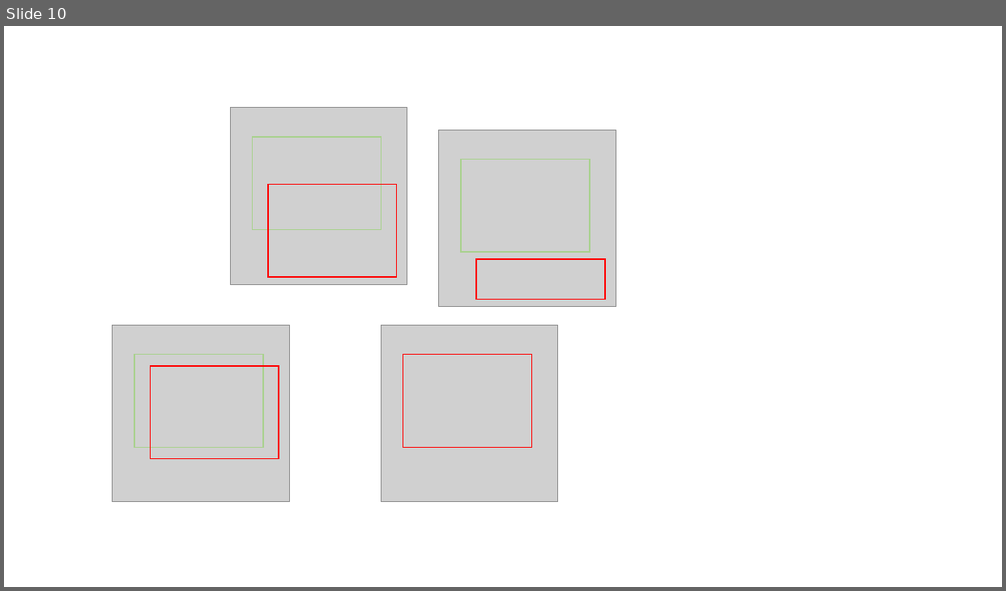
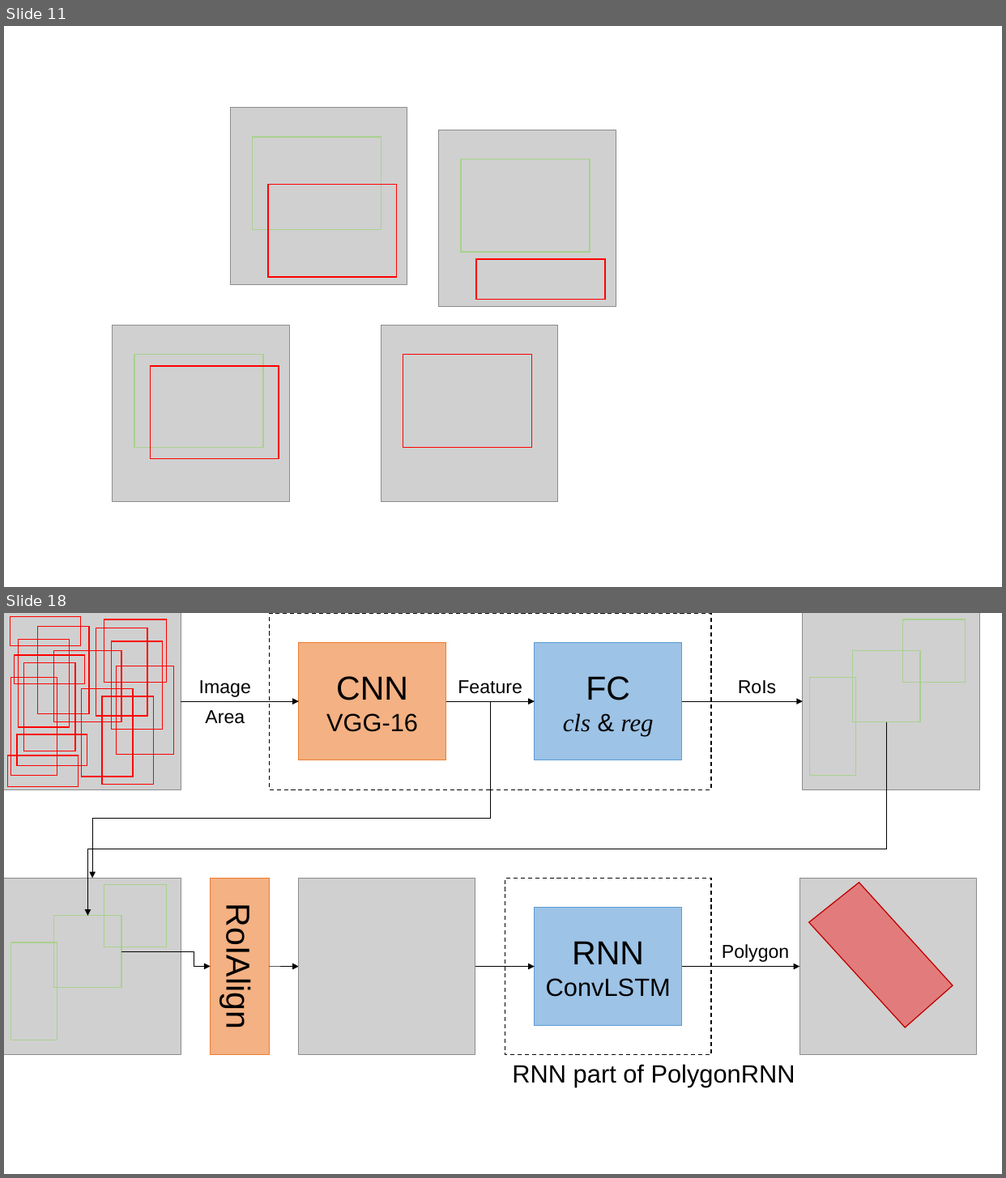
Before and after one commit to lizuoyue/ETH-Thesis, a slide deck: ThesisLaTeX/fig.pptx. Shown one above the other, each under a label of ours: slide 10 before the commit, slides 11 and 18 after it; the slides between them are not shown. The pictures are 1006x591 and 1006x1178 pixels, drawn with LibreOffice and Linux fonts; fonts in the diff are those of the drawing; grey boxes stand for pictures. Boxes give left, top, right and bottom in pixels: in the first picture for what was removed or moved away, otherwise in the second. Text is boxed around its words. In the diff, an @@ line names an element or a change of style, - is before the commit and + after.

```diff
--- a/ThesisLaTeX/fig.pptx
+++ b/ThesisLaTeX/fig.pptx
@@ slide 18 added at (4,613,1002,1174), background #FFFFFF @@
@@ rectangle added at (269,613,711,790), outline #000000 1 pt dashed @@
@@ group added at (4,613,181,790): 15 rectangles, 1 picture @@
@@ rectangle added at (299,642,446,760), fill #F4B183, outline #ED7D31 1 pt, 24 pt, text #000000 @@
+CNN
+VGG-16
@@ rectangle added at (535,642,682,760), fill #9DC3E6, outline #5B9BD5 1 pt, 24 pt, text #000000, italic @@
+FC
+cls & reg
@@ text added at (199,680,251,697), 18 pt, text #000000 @@
+Image
@@ text added at (458,680,522,694), 18 pt, text #000000 @@
+Feature
@@ text added at (738,680,776,694), 18 pt, text #000000 @@
+RoIs
@@ group added at (803,613,979,790): 3 rectangles, 1 picture @@
@@ elbow arrow added from (491, 701) to (92, 878), #000000 0.5 pt @@
@@ arrow added from (181, 701) to (299, 701), #000000 0.5 pt @@
@@ arrow added from (446, 701) to (535, 701), #000000 0.5 pt @@
@@ arrow added from (682, 701) to (803, 701), #000000 0.5 pt @@
@@ elbow arrow added from (887, 722) to (88, 916), #000000 0.5 pt @@
@@ text added at (205,710,245,724), 18 pt, text #000000 @@
+Area
@@ picture added at (4,878,181,1054) @@
@@ rectangle added at (211,878,270,1054), fill #F4B183, outline #ED7D31 1 pt, 32 pt, text #000000 @@
+RoIAlign
@@ picture added at (299,878,475,1054) @@
@@ rectangle added at (505,878,711,1054), outline #000000 1 pt dashed @@
@@ picture added at (799,878,977,1054) @@
@@ rectangle added at (104,884,167,948), outline #A9D18E 1 pt @@
@@ freeform shape added at (809,883,953,1028), fill #FF0000 at 40% opacity, outline #C00000 1 pt @@
@@ rectangle added at (54,916,121,988), outline #A9D18E 1 pt @@
@@ rectangle added at (535,908,682,1025), fill #9DC3E6, outline #5B9BD5 1 pt, 24 pt, text #000000 @@
+RNN
+ConvLSTM
@@ rectangle added at (11,943,57,1041), outline #A9D18E 1 pt @@
@@ elbow arrow added from (121, 952) to (211, 966), #000000 0.5 pt @@
@@ text added at (722,944,789,962), 18 pt, text #000000 @@
+Polygon
@@ arrow added from (269, 966) to (299, 966), #000000 0.5 pt @@
@@ arrow added from (475, 966) to (535, 966), #000000 0.5 pt @@
@@ arrow added from (682, 966) to (799, 966), #000000 0.5 pt @@
@@ text added at (512,1064,795,1088), 24 pt, text #000000 @@
+RNN part of PolygonRNN
@@ what was slide 10 is now slide 11 @@
```
Also in this commit, not shown: 1 slide changed, 6 other slides added, 37 other files.
